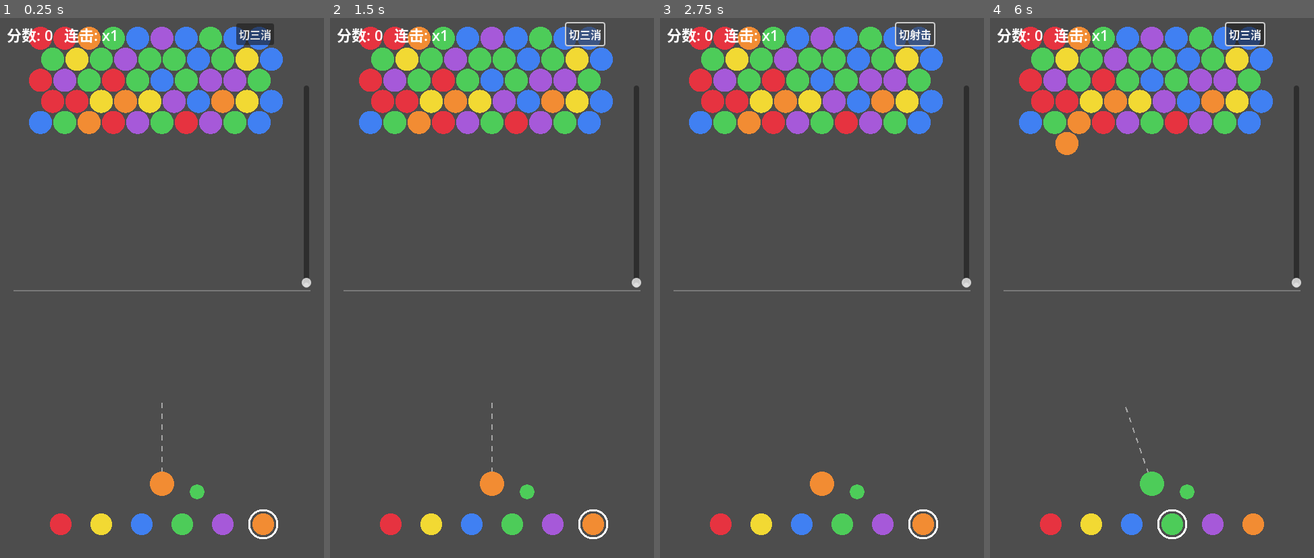
Above: before the commit, frames 1-4 (left to right).
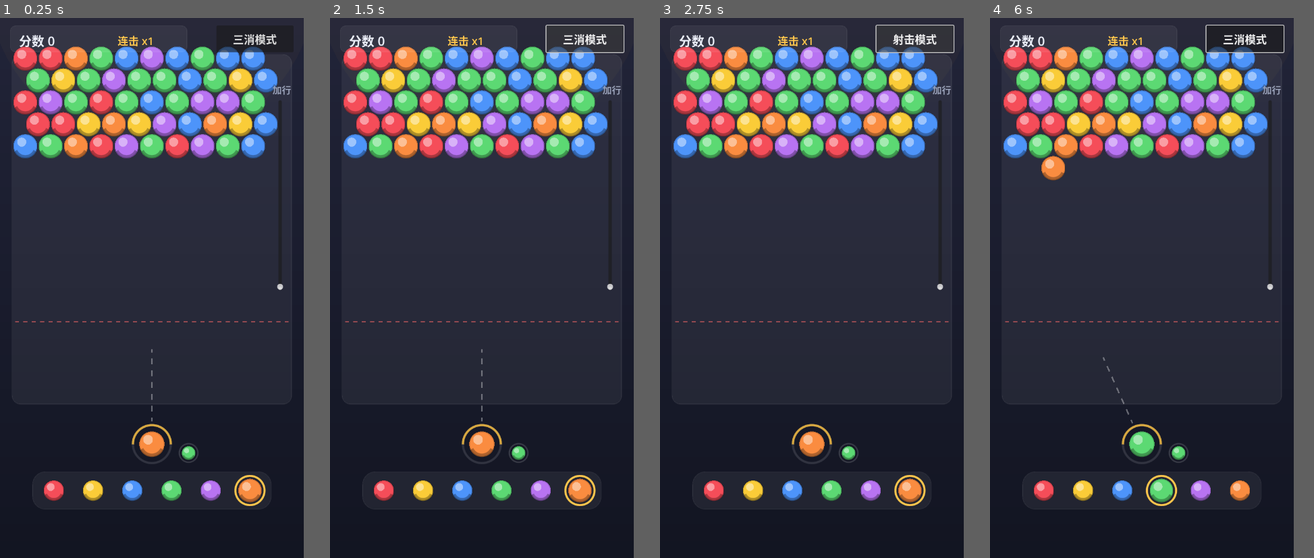
Above: after the commit, the same moments.

Repository: chenpeigen2/WeiXi
Game: Godot game, scene res://src/scenes/main.tscn
The game is run twice, just before and just after one commit, with the same random seed, the same clock (stepped at 60 frames per second) and the same inputs.
Inputs (mouse positions are in pixels of both pictures, inside the frame that each line leads up to):
- Up to frame 1 (0.25 s): no input
- Up to frame 2 (1.5 s): click "切三消" (after the commit: "三消模式") at 0.5 s; click "切射击" (after the commit: "射击模式") at 1.25 s
- Up to frame 3 (2.75 s): click "切三消" (after the commit: "三消模式") at 2 s
- Up to frame 4 (6 s): click "切射击" (after the commit: "射击模式") at 2.75 s; click "切三消" (after the commit: "三消模式") at 3.5 s; click "切射击" (after the commit: "射击模式") at 4.25 s; tap Enter at 5 s; move the mouse to (1223, 261) at 5.02 s; click (1223, 261) at 5.17 s; tap Space at 5.75 s; drag from (1087, 315) to (1135, 396) at 5.77 s
In our replay, the window is 480x800 before the commit and 450x800 after it. These sizes can differ from the game's own. Grey fills any space a smaller window leaves; there, only what the larger window draws over its background counts as a difference.

The runs differ from the first frame. In frame 1, 93% of the frame differs, in the area x 0-97%, y 0-100%; in frame 2, 93%; in frame 3, 93%; in frame 4, 93%.

Commit message:
refactor(ui): UI拆分为组件库 + 界面放大到720x1280
TDD: 组件测试(camera/aim/picker/scene)先红后绿, 49测试全绿。
- src/ui/theme.gd     设计规范: 配色/尺寸唯一来源
- src/ui/ball_draw.gd 糖果质感球绘制(高光/暗边/描边)
- src/ui/board_camera 相机缩放换算(纯数学)
- src/ui/background   渐变背景+顶部光晕
- src/ui/board_view   棋盘: 玻璃背板/球/选中环/安全虚线
- src/ui/shooter      发射器: 底座/瞄准虚线/预告球/飞球动画
- src/ui/color_picker 换色条: 玻璃底/金环高亮/命中检测
- src/ui/score_panel  计分面板 / mode_button 模式按钮(闪烁)
- src/ui/row_slider   加行滑杆(自动复位)
- main.gd 降为薄编排层: 装配/输入路由/状态单向同步
界面 480x800→720x1280, 球半径18→30, 各组件等比放大。
修复 Godot4.7 原生类名遮蔽: const别名 Theme→Ui, ColorPicker→BallPicker

Diff:
--- a/project.godot
+++ b/project.godot
@@ -16,8 +16,8 @@
 
 [display]
 
-window/size/viewport_width=480
-window/size/viewport_height=800
+window/size/viewport_width=720
+window/size/viewport_height=1280
 
 [rendering]
 
--- a/src/logic/game.gd
+++ b/src/logic/game.gd
@@ -13,7 +13,7 @@
 const REFILL_ROWS := 5
 const COLOR_COUNT := 6
 const HINT_THRESHOLD := 10
-const BALL_RADIUS := 18.0
+const BALL_RADIUS := 30.0
 
 var board: RefCounted
 var scorer: RefCounted
--- a/src/scenes/main.gd
+++ b/src/scenes/main.gd
@@ -1,143 +1,115 @@
 extends Node2D
-## 表现层：只负责渲染与输入转发，全部规则在 src/logic/game.gd（已测）。
+## 编排层：装配 UI 组件、转发输入、同步游戏状态。规则全在 src/logic，绘制全在 src/ui。
 
 const Game = preload("res://src/logic/game.gd")
+const Ui = preload("res://src/ui/theme.gd")
+const BoardCamera = preload("res://src/ui/board_camera.gd")
+const BoardView = preload("res://src/ui/board_view.gd")
+const Shooter = preload("res://src/ui/shooter.gd")
+const BallPicker = preload("res://src/ui/color_picker.gd")
+const ScorePanel = preload("res://src/ui/score_panel.gd")
+const ModeButton = preload("res://src/ui/mode_button.gd")
+const RowSlider = preload("res://src/ui/row_slider.gd")
+const Background = preload("res://src/ui/background.gd")
 
-const COLORS: Array[Color] = [
-	Color(0.90, 0.20, 0.25), # 红
-	Color(0.95, 0.85, 0.20), # 黄
-	Color(0.25, 0.50, 0.95), # 蓝
-	Color(0.30, 0.80, 0.35), # 绿
-	Color(0.65, 0.35, 0.85), # 紫
-	Color(0.95, 0.55, 0.20), # 橙
-]
-
-const BOARD_AREA_H := 560.0 # 盘面可见高度（超出则整体缩放）
-const BOARD_TOP := 30.0
-const SHOOTER_POS := Vector2(240, 690)
-const PICKER_Y := 750.0
-const PICKER_X0 := 90.0
-const PICKER_DX := 60.0
-const FLY_TIME := 0.15
 const INVALID_CELL := Vector2i(-999, -999)
 
 var game: RefCounted
-var aim_dir := Vector2.UP
-var flying: Dictionary = {} # {from,to,pos,t,cell}
-var selected := INVALID_CELL # 三消模式首个选中的格子
-var hint_flash := 0.0
+var selected := INVALID_CELL
 
-var score_label: Label
+var board_view: Node2D
+var shooter: Node2D
+var picker: Node2D
+var score_panel: Control
 var mode_button: Button
-var row_slider: VSlider
+var row_slider: Control
 
 
 func _ready() -> void:
 	game = Game.new(randi())
-	_build_hud()
-	queue_redraw()
+
+	add_child(_make(Background, "Background"))
+	board_view = _make(BoardView, "BoardView")
+	board_view.game = game
+	add_child(board_view)
+	shooter = _make(Shooter, "Shooter")
+	shooter.game = game
+	add_child(shooter)
+	picker = _make(BallPicker, "ColorPicker")
+	add_child(picker)
+
+	var hud := CanvasLayer.new()
+	hud.name = "HUD"
+	add_child(hud)
+	score_panel = _make(ScorePanel, "ScorePanel")
+	hud.add_child(score_panel)
+	mode_button = _make(ModeButton, "ModeButton")
+	mode_button.pressed.connect(_on_mode_pressed)
+	hud.add_child(mode_button)
+	row_slider = _make(RowSlider, "RowSlider")
+	row_slider.rows_added.connect(_on_rows_added)
+	hud.add_child(row_slider)
+
+	refresh()
 
 
-func _build_hud() -> void:
-	var layer := CanvasLayer.new()
-	layer.name = "HUD"
-	add_child(layer)
-
-	score_label = Label.new()
-	score_label.name = "ScoreLabel"
-	score_label.position = Vector2(10, 8)
-	score_label.add_theme_font_size_override("font_size", 22)
-	layer.add_child(score_label)
-
-	mode_button = Button.new()
-	mode_button.name = "ModeButton"
-	mode_button.position = Vector2(350, 8)
-	mode_button.pressed.connect(_on_mode_pressed)
-	layer.add_child(mode_button)
-
-	row_slider = VSlider.new()
-	row_slider.name = "RowSlider"
-	row_slider.min_value = 1
-	row_slider.max_value = 5
-	row_slider.step = 1
-	row_slider.value = 1
-	row_slider.position = Vector2(438, 100)
-	row_slider.size = Vector2(32, 300)
-	row_slider.drag_ended.connect(_on_rows_added)
-	layer.add_child(row_slider)
-
-	_update_hud()
+func _make(script: GDScript, node_name: String) -> Node:
+	var node: Node = script.new()
+	node.name = node_name
+	return node
 
 
-# ---------- 坐标换算（盘面随高度整体缩放，保证全场可见） ----------
-
-func _board_scale() -> float:
-	var h: float = game.board.rows * game.layout.row_height + game.layout.diameter
-	return min(1.0, BOARD_AREA_H / h)
+## 状态 → 组件 单向同步
+func refresh() -> void:
+	board_view.selected = selected
+	board_view.queue_redraw()
+	shooter.queue_redraw()
+	picker.set_current(game.current_color)
+	score_panel.set_score(game.scorer.score, game.scorer.combo)
+	mode_button.set_shoot_mode(game.mode == Game.Mode.SHOOT)
+	mode_button.set_hint(game.should_hint_match3())
 
 
-func _board_origin() -> Vector2:
-	var s := _board_scale()
-	return Vector2(240.0 - 180.0 * s, BOARD_TOP)
-
-
-func _to_screen(board_pos: Vector2) -> Vector2:
-	return _board_origin() + board_pos * _board_scale()
-
-
-func _to_board(screen_pos: Vector2) -> Vector2:
-	return (screen_pos - _board_origin()) / _board_scale()
-
-
-# ---------- 输入 ----------
+# ---------- 输入路由 ----------
 
 func _unhandled_input(event: InputEvent) -> void:
 	if event is InputEventMouseMotion:
-		_update_aim(event.position)
+		shooter.set_aim(event.position - Ui.SHOOTER_POS)
 	elif event is InputEventMouseButton and event.pressed and event.button_index == MOUSE_BUTTON_LEFT:
 		_on_click(event.position)
 
 
-func _update_aim(mouse_pos: Vector2) -> void:
-	var d: Vector2 = mouse_pos - SHOOTER_POS
-	if d.length() < 1.0:
+func _on_click(pos: Vector2) -> void:
+	# 作弊1：颜色选择条优先命中
+	var i := BallPicker.hit(pos)
+	if i >= 0:
+		game.set_current_color(i)
+		refresh()
 		return
-	aim_dir = d.normalized()
-	if aim_dir.y > -0.15: # 只允许向上发射
-		aim_dir = Vector2(aim_dir.x, -0.15).normalized()
-	queue_redraw()
+	if game.mode == Game.Mode.SHOOT:
+		_fire()
+	else:
+		_swap_at(pos)
 
 
-func _on_click(pos: Vector2) -> void:
-	# 作弊1：颜色选择条命中检测
-	for i in range(COLORS.size()):
-		if pos.distance_to(_picker_pos(i)) <= 20.0:
-			game.set_current_color(i)
-			_refresh()
-			return
-	if game.mode == Game.Mode.SHOOT:
-		_on_shoot_click()
-	else:
-		_on_match3_click(pos)
+func _fire() -> void:
+	if shooter.is_flying():
+		return
+	var s := _cam_scale()
+	var o := _cam_origin(s)
+	var cell: Vector2i = game.aim_attach(BoardCamera.to_board(Ui.SHOOTER_POS, s, o), shooter.aim_dir)
+	if cell == INVALID_CELL:
+		return
+	var to_screen := BoardCamera.to_screen(game.layout.cell_to_pixel(cell), s, o)
+	shooter.start_flight(Ui.SHOOTER_POS, to_screen, game.current_color, func() -> void:
+		game.attach_ball(cell)
+		selected = INVALID_CELL
+		refresh()
+	)
 
 
-func _on_shoot_click() -> void:
-	if not flying.is_empty():
-		return
-	var cell: Vector2i = game.aim_attach(_to_board(SHOOTER_POS), aim_dir)
-	if cell == INVALID_CELL:
-		return
-	flying = {
-		"from": SHOOTER_POS,
-		"to": _to_screen(game.layout.cell_to_pixel(cell)),
-		"pos": SHOOTER_POS,
-		"t": 0.0,
-		"cell": cell,
-	}
-
-
-func _on_match3_click(pos: Vector2) -> void:
-	var c: Vector2i = game.layout.pixel_to_cell(_to_board(pos))
+func _swap_at(pos: Vector2) -> void:
+	var c: Vector2i = game.layout.pixel_to_cell(BoardCamera.to_board(pos, _cam_scale(), _cam_origin(_cam_scale())))
 	if not game.board.has_ball(c):
 		selected = INVALID_CELL
 	elif selected == INVALID_CELL:
@@ -147,8 +119,7 @@
 	else:
 		game.try_swap(selected, c)
 		selected = INVALID_CELL
-		_update_hud()
-	queue_redraw()
+	refresh()
 
 
 # ---------- HUD 回调 ----------
@@ -156,85 +127,19 @@
 func _on_mode_pressed() -> void:
 	game.toggle_mode()
 	selected = INVALID_CELL
-	_refresh()
+	refresh()
 
 
-func _on_rows_added(_value_changed: bool) -> void:
-	game.add_rows(int(row_slider.value))
-	row_slider.value = 1
-	_refresh()
+func _on_rows_added(n: int) -> void:
+	game.add_rows(n)
+	refresh()
 
 
-func _update_hud() -> void:
-	score_label.text = "分数: %d   连击: x%d" % [game.scorer.score, game.scorer.combo]
-	mode_button.text = "切三消" if game.mode == Game.Mode.SHOOT else "切射击"
+# ---------- 相机 ----------
+
+func _cam_scale() -> float:
+	return BoardCamera.scale_for(game.board.rows, game.layout.row_height, game.layout.diameter)
 
 
-func _refresh() -> void:
-	_update_hud()
-	queue_redraw()
-
-
-func _picker_pos(i: int) -> Vector2:
-	return Vector2(PICKER_X0 + i * PICKER_DX, PICKER_Y)
-
-
-# ---------- 帧更新 ----------
-
-func _process(delta: float) -> void:
-	# 低球数时三消按钮闪烁提示
-	if game.should_hint_match3():
-		hint_flash += delta * 5.0
-		mode_button.modulate = Color.WHITE.lerp(Color(1, 0.4, 0.4), 0.5 + 0.5 * sin(hint_flash))
-	else:
-		mode_button.modulate = Color.WHITE
-
-	if flying.is_empty():
-		return
-	flying["t"] += delta / FLY_TIME
-	if flying["t"] >= 1.0:
-		var cell: Vector2i = flying["cell"]
-		flying = {}
-		game.attach_ball(cell)
-		_update_hud()
-	else:
-		flying["pos"] = flying["from"].lerp(flying["to"], flying["t"])
-	queue_redraw()
-
-
-# ---------- 绘制 ----------
-
-func _draw() -> void:
-	var s := _board_scale()
-	var r: float = game.layout.radius * s
-
-	# 棋盘上的球
-	for cell in game.board.cells:
-		draw_circle(_to_screen(game.layout.cell_to_pixel(cell)), r * 0.95, COLORS[game.board.get_color(cell)])
-
-	# 三消选中高亮
-	if selected != INVALID_CELL and game.board.has_ball(selected):
-		draw_arc(_to_screen(game.layout.cell_to_pixel(selected)), r, 0, TAU, 32, Color.WHITE, 3.0)
-
-	# 底线（不是死亡线，只是续行提示）
-	var line_y := _to_screen(Vector2(0, (game.deadline_row + 1) * game.layout.row_height)).y
-	draw_line(Vector2(20, line_y), Vector2(460, line_y), Color(1, 1, 1, 0.25), 2.0)
-
-	# 瞄准虚线
-	if game.mode == Game.Mode.SHOOT and flying.is_empty():
-		draw_dashed_line(SHOOTER_POS, SHOOTER_POS + aim_dir * 120.0, Color(1, 1, 1, 0.5), 2.0, 8.0)
-
-	# 发射器：当前球 + 下一球预告
-	draw_circle(SHOOTER_POS, game.layout.radius, COLORS[game.current_color])
-	draw_circle(SHOOTER_POS + Vector2(52, 12), game.layout.radius * 0.6, COLORS[game.next_color])
-
-	# 飞行中的球
-	if not flying.is_empty():
-		draw_circle(flying["pos"], game.layout.radius, COLORS[game.current_color])
-
-	# 作弊1：颜色选择条
-	for i in range(COLORS.size()):
-		var p := _picker_pos(i)
-		draw_circle(p, 16.0, COLORS[i])
-		if i == game.current_color:
-			draw_arc(p, 21.0, 0, TAU, 32, Color.WHITE, 3.0)
+func _cam_origin(s: float) -> Vector2:
+	return BoardCamera.origin_for(s, game.board.width * game.layout.diameter)
--- /dev/null
+++ b/src/ui/background.gd
@@ -0,0 +1,17 @@
+extends Node2D
+## 背景：纵向渐变 + 顶部微光晕。
+
+const Ui = preload("res://src/ui/theme.gd")
+
+const BANDS := 32
+
+
+func _draw() -> void:
+	for i in range(BANDS):
+		var t := float(i) / BANDS
+		var col := Ui.BG_TOP.lerp(Ui.BG_BOTTOM, t)
+		draw_rect(Rect2(0, t * Ui.SCREEN_H, Ui.SCREEN_W, Ui.SCREEN_H / BANDS + 1), col)
+	# 顶部微光
+	var glow := Ui.ACCENT
+	glow.a = 0.03
+	draw_circle(Vector2(Ui.SCREEN_W * 0.5, -90), 390, glow)
--- /dev/null
+++ b/src/ui/ball_draw.gd
@@ -0,0 +1,15 @@
+extends RefCounted
+## 球的统一绘制：底色 + 高光 + 底部暗边 + 细描边，营造糖果质感。
+
+static func draw_ball(ci: CanvasItem, pos: Vector2, r: float, color: Color) -> void:
+	# 底色
+	ci.draw_circle(pos, r, color)
+	# 底部暗弧（厚度感）
+	var dark := color.darkened(0.30)
+	ci.draw_arc(pos, r * 0.88, PI * 0.15, PI * 0.85, 24, dark, r * 0.22, true)
+	# 左上高光
+	var hl := color.lightened(0.5)
+	hl.a = 0.9
+	ci.draw_circle(pos + Vector2(-r * 0.30, -r * 0.34), r * 0.38, hl)
+	# 细描边
+	ci.draw_arc(pos, r * 0.98, 0, TAU, 48, Color(0, 0, 0, 0.20), 1.5, true)
--- /dev/null
+++ b/src/ui/board_camera.gd
@@ -0,0 +1,22 @@
+extends RefCounted
+## 棋盘相机：盘面随续行整体缩放，保证全场可见。纯数学。
+
+const Ui = preload("res://src/ui/theme.gd")
+
+
+static func scale_for(rows: int, row_height: float, diameter: float) -> float:
+	var h: float = rows * row_height + diameter
+	return min(1.0, Ui.BOARD_AREA_H / h)
+
+
+## 盘面像素坐标原点的屏幕位置（水平居中）
+static func origin_for(scale: float, board_px_w: float) -> Vector2:
+	return Vector2((Ui.SCREEN_W - board_px_w * scale) * 0.5, Ui.BOARD_TOP)
+
+
+static func to_screen(board_pos: Vector2, scale: float, origin: Vector2) -> Vector2:
+	return origin + board_pos * scale
+
+
+static func to_board(screen_pos: Vector2, scale: float, origin: Vector2) -> Vector2:
+	return (screen_pos - origin) / scale
--- /dev/null
+++ b/src/ui/board_view.gd
@@ -0,0 +1,56 @@
+extends Node2D
+## 棋盘视图：玻璃面板背板 + 全部球 + 三消选中环 + 安全虚线。
+
+const Ui = preload("res://src/ui/theme.gd")
+const BallDraw = preload("res://src/ui/ball_draw.gd")
+const BoardCamera = preload("res://src/ui/board_camera.gd")
+
+const INVALID_CELL := Vector2i(-999, -999)
+
+var game: RefCounted
+var selected := INVALID_CELL
+
+var _panel: StyleBoxFlat
+
+
+func _ready() -> void:
+	_panel = StyleBoxFlat.new()
+	_panel.bg_color = Ui.PANEL
+	_panel.border_color = Ui.PANEL_STROKE
+	_panel.set_border_width_all(1)
+	_panel.set_corner_radius_all(20)
+
+
+func _draw() -> void:
+	if game == null:
+		return
+	var layout = game.layout
+	var s := BoardCamera.scale_for(game.board.rows, layout.row_height, layout.diameter)
+	var origin := BoardCamera.origin_for(s, game.board.width * layout.diameter)
+
+	# 背板
+	draw_style_box(_panel, Rect2(
+		Ui.BOARD_MARGIN_X - 8,
+		Ui.BOARD_TOP - 10,
+		Ui.SCREEN_W - (Ui.BOARD_MARGIN_X - 8) * 2,
+		Ui.BOARD_AREA_H + 20
+	))
+
+	# 球
+	var r: float = layout.radius * s
+	for cell in game.board.cells:
+		var pos: Vector2 = BoardCamera.to_screen(layout.cell_to_pixel(cell), s, origin)
+		BallDraw.draw_ball(self, pos, r * 0.95, Ui.BALL_COLORS[game.board.get_color(cell)])
+
+	# 三消选中环
+	if selected != INVALID_CELL and game.board.has_ball(selected):
+		var pos: Vector2 = BoardCamera.to_screen(layout.cell_to_pixel(selected), s, origin)
+		draw_arc(pos, r * 1.05, 0, TAU, 40, Ui.SELECTION, 2.5, true)
+
+	# 安全虚线（非死亡线，触底自动续行）
+	var line_y: float = BoardCamera.to_screen(Vector2(0, (game.deadline_row + 1) * layout.row_height), s, origin).y
+	draw_dashed_line(
+		Vector2(Ui.BOARD_MARGIN_X, line_y),
+		Vector2(Ui.SCREEN_W - Ui.BOARD_MARGIN_X, line_y),
+		Ui.DEADLINE, 2.0, 10.0
+	)
--- /dev/null
+++ b/src/ui/color_picker.gd
@@ -0,0 +1,44 @@
+extends Node2D
+## 作弊1·颜色选择条：玻璃底条 + 6 色糖果球，当前色金环高亮。
+
+const Ui = preload("res://src/ui/theme.gd")
+const BallDraw = preload("res://src/ui/ball_draw.gd")
+
+var current := 0
+
+var _panel: StyleBoxFlat
+
+
+static func pos_of(i: int) -> Vector2:
+	return Vector2(Ui.PICKER_CENTER.x + (float(i) - 2.5) * Ui.PICKER_DX, Ui.PICKER_CENTER.y)
+
+
+static func hit(pos: Vector2) -> int:
+	for i in range(Ui.BALL_COLORS.size()):
+		if pos.distance_to(pos_of(i)) <= Ui.PICKER_HIT_R:
+			return i
+	return -1
+
+
+func _ready() -> void:
+	_panel = StyleBoxFlat.new()
+	_panel.bg_color = Ui.PANEL
+	_panel.border_color = Ui.PANEL_STROKE
+	_panel.set_border_width_all(1)
+	_panel.set_corner_radius_all(30)
+
+
+func set_current(c: int) -> void:
+	current = c
+	queue_redraw()
+
+
+func _draw() -> void:
+	var rect := Rect2(pos_of(0) - Vector2(51, 45), Vector2(Ui.PICKER_DX * 5 + 102, 90))
+	draw_style_box(_panel, rect)
+	for i in range(Ui.BALL_COLORS.size()):
+		var p := pos_of(i)
+		var r := Ui.PICKER_R * (1.15 if i == current else 1.0)
+		BallDraw.draw_ball(self, p, r, Ui.BALL_COLORS[i])
+		if i == current:
+			draw_arc(p, r + 7, 0, TAU, 40, Ui.ACCENT, 3.5, true)
--- /dev/null
+++ b/src/ui/mode_button.gd
@@ -0,0 +1,28 @@
+extends Button
+## 模式切换按钮：射击/三消互切，低球数时红光闪烁提示。
+
+var _hint := false
+var _t := 0.0
+
+
+func _ready() -> void:
+	position = Vector2(513, 18)
+	size = Vector2(183, 63)
+	add_theme_font_size_override("font_size", 26)
+	text = "三消模式"
+
+
+func set_shoot_mode(is_shoot: bool) -> void:
+	text = "三消模式" if is_shoot else "射击模式"
+
+
+func set_hint(h: bool) -> void:
+	_hint = h
+
+
+func _process(delta: float) -> void:
+	if _hint:
+		_t += delta * 5.0
+		modulate = Color.WHITE.lerp(Color(1, 0.45, 0.45), 0.5 + 0.5 * sin(_t))
+	else:
+		modulate = Color.WHITE
--- /dev/null
+++ b/src/ui/row_slider.gd
@@ -0,0 +1,34 @@
+extends Control
+## 作弊2·加行滑杆：竖向拖动 1~5 行，松手生效并自动复位。
+
+const Ui = preload("res://src/ui/theme.gd")
+
+signal rows_added(n: int)
+
+var slider: VSlider
+
+
+func _ready() -> void:
+	position = Vector2(640, 195)
+	size = Vector2(66, 450)
+
+	var label := Label.new()
+	label.text = "加行"
+	label.position = Vector2(6, -42)
+	label.add_theme_font_size_override("font_size", 22)
+	label.add_theme_color_override("font_color", Ui.TEXT_DIM)
+	add_child(label)
+
+	slider = VSlider.new()
+	slider.min_value = 1
+	slider.max_value = 5
+	slider.step = 1
+	slider.value = 1
+	slider.size = Vector2(48, 450)
+	slider.drag_ended.connect(_on_drag_ended)
+	add_child(slider)
+
+
+func _on_drag_ended(_value_changed: bool) -> void:
+	rows_added.emit(int(slider.value))
+	slider.value = 1 # 自动复位
--- /dev/null
+++ b/src/ui/score_panel.gd
@@ -0,0 +1,44 @@
+extends Control
+## 计分面板：玻璃底 + 分数 + 连击倍率。
+
+const Ui = preload("res://src/ui/theme.gd")
+
+var text := ""
+
+var _score_label: Label
+var _combo_label: Label
+var _panel: StyleBoxFlat
+
+
+func _ready() -> void:
+	position = Vector2(24, 18)
+	size = Vector2(420, 63)
+	custom_minimum_size = size
+
+	_panel = StyleBoxFlat.new()
+	_panel.bg_color = Ui.PANEL
+	_panel.border_color = Ui.PANEL_STROKE
+	_panel.set_border_width_all(1)
+	_panel.set_corner_radius_all(12)
+
+	_score_label = Label.new()
+	_score_label.position = Vector2(21, 13)
+	_score_label.add_theme_font_size_override("font_size", 30)
+	_score_label.add_theme_color_override("font_color", Ui.TEXT_MAIN)
+	add_child(_score_label)
+
+	_combo_label = Label.new()
+	_combo_label.position = Vector2(255, 17)
+	_combo_label.add_theme_font_size_override("font_size", 25)
+	_combo_label.add_theme_color_override("font_color", Ui.ACCENT)
+	add_child(_combo_label)
+
+
+func set_score(score: int, combo: int) -> void:
+	text = "分数 %d" % score
+	_score_label.text = text
+	_combo_label.text = "连击 x%d" % combo
+
+
+func _draw() -> void:
+	draw_style_box(_panel, Rect2(Vector2.ZERO, size))
--- /dev/null
+++ b/src/ui/shooter.gd
@@ -0,0 +1,75 @@
+extends Node2D
+## 发射器：底座 + 瞄准虚线 + 当前球/下一球预告 + 飞球动画。
+
+const Ui = preload("res://src/ui/theme.gd")
+const BallDraw = preload("res://src/ui/ball_draw.gd")
+const Game = preload("res://src/logic/game.gd")
+
+const FLY_TIME := 0.16
+
+var game: RefCounted
+var aim_dir := Vector2.UP
+
+var _flight: Dictionary = {} # {from,to,pos,t,color,cb}
+
+
+## 瞄准方向限制在水平线以上，并保持单位向量
+static func clamp_aim(dir: Vector2) -> Vector2:
+	var d := dir.normalized()
+	if d == Vector2.ZERO:
+		return Vector2.UP
+	if d.y > -0.15:
+		d = Vector2(d.x, -0.15).normalized()
+	return d
+
+
+func set_aim(dir: Vector2) -> void:
+	aim_dir = clamp_aim(dir)
+	queue_redraw()
+
+
+func is_flying() -> bool:
+	return not _flight.is_empty()
+
+
+func start_flight(from_pos: Vector2, to_pos: Vector2, color: int, on_finished: Callable) -> void:
+	_flight = {"from": from_pos, "to": to_pos, "pos": from_pos, "t": 0.0, "color": color, "cb": on_finished}
+
+
+func _process(delta: float) -> void:
+	if _flight.is_empty():
+		return
+	_flight["t"] += delta / FLY_TIME
+	if _flight["t"] >= 1.0:
+		var cb: Callable = _flight["cb"]
+		_flight = {}
+		cb.call()
+	else:
+		_flight["pos"] = _flight["from"].lerp(_flight["to"], _flight["t"])
+	queue_redraw()
+
+
+func _draw() -> void:
+	if game == null:
+		return
+	var p := Ui.SHOOTER_POS
+
+	# 底座：整圈细环 + 上半金色弧
+	draw_arc(p, 45, 0, TAU, 48, Color(1, 1, 1, 0.12), 4.0, true)
+	draw_arc(p, 45, PI, TAU, 24, Ui.ACCENT.darkened(0.15), 4.0, true)
+
+	# 瞄准虚线
+	if game.mode == Game.Mode.SHOOT and _flight.is_empty():
+		draw_dashed_line(p + aim_dir * 54.0, p + aim_dir * 225.0, Color(1, 1, 1, 0.35), 3.5, 14.0)
+
+	# 当前球
+	BallDraw.draw_ball(self, p, game.layout.radius, Ui.BALL_COLORS[game.current_color])
+
+	# 飞行球
+	if not _flight.is_empty():
+		BallDraw.draw_ball(self, _flight["pos"], game.layout.radius, Ui.BALL_COLORS[_flight["color"]])
+
+	# 下一球预告（右侧小球 + 引导环）
+	var next_pos := p + Vector2(87, 21)
+	draw_arc(next_pos, 22, 0, TAU, 32, Color(1, 1, 1, 0.15), 2.0, true)
+	BallDraw.draw_ball(self, next_pos, 16.0, Ui.BALL_COLORS[game.next_color])
--- /dev/null
+++ b/src/ui/theme.gd
@@ -0,0 +1,37 @@
+extends RefCounted
+## 设计规范：全局配色与布局尺寸的唯一来源。所有 UI 组件从这里取值。
+
+# ---- 背景 / 面板 ----
+const BG_TOP := Color(0.13, 0.14, 0.22) # 深夜蓝(顶)
+const BG_BOTTOM := Color(0.07, 0.08, 0.13) # 深夜蓝(底)
+const PANEL := Color(1, 1, 1, 0.06) # 玻璃面板
+const PANEL_STROKE := Color(1, 1, 1, 0.10)
+
+# ---- 球色（糖果色系） ----
+const BALL_COLORS: Array[Color] = [
+	Color(0.96, 0.30, 0.35), # 红
+	Color(0.98, 0.80, 0.22), # 黄
+	Color(0.30, 0.58, 0.98), # 蓝
+	Color(0.36, 0.85, 0.45), # 绿
+	Color(0.72, 0.45, 0.95), # 紫
+	Color(0.98, 0.55, 0.25), # 橙
+]
+
+# ---- 文字 / 强调 ----
+const TEXT_MAIN := Color(0.93, 0.94, 0.98)
+const TEXT_DIM := Color(0.60, 0.63, 0.72)
+const ACCENT := Color(1.0, 0.78, 0.30) # 金色
+const DEADLINE := Color(0.95, 0.40, 0.40, 0.75)
+const SELECTION := Color(1, 1, 1, 0.95)
+
+# ---- 布局（720x1280，球半径30） ----
+const SCREEN_W := 720.0
+const SCREEN_H := 1280.0
+const BOARD_TOP := 96.0 # 棋盘顶部（给分数条让位）
+const BOARD_AREA_H := 810.0 # 棋盘可见高度，超出整体缩放
+const BOARD_MARGIN_X := 36.0
+const SHOOTER_POS := Vector2(360, 1010)
+const PICKER_CENTER := Vector2(360, 1120)
+const PICKER_DX := 93.0
+const PICKER_R := 24.0
+const PICKER_HIT_R := 33.0
--- a/tests/test_scene.gd
+++ /dev/null
@@ -1,17 +0,0 @@
-extends "res://tests/test_case.gd"
-
-
-func test_main_scene_loads_and_ready() -> void:
-	var ps: PackedScene = load("res://src/scenes/main.tscn")
-	assert_true(ps != null, "场景可加载")
-	if ps == null:
-		return
-	var node := ps.instantiate()
-	tree_root.add_child(node) # 触发 _ready, 暴露脚本错误
-	assert_true(node.get_node_or_null("HUD") != null, "HUD层存在")
-	assert_true(node.get_node_or_null("HUD/ScoreLabel") != null, "分数标签存在")
-	assert_true(node.get_node_or_null("HUD/ModeButton") != null, "模式按钮存在")
-	assert_true(node.get_node_or_null("HUD/RowSlider") != null, "行数滑杆存在")
-	assert_eq(node.game.board.ball_count(), 50, "开局50球")
-	tree_root.remove_child(node)
-	node.queue_free()
--- /dev/null
+++ b/tests/test_ui_aim.gd
@@ -0,0 +1,17 @@
+extends "res://tests/test_case.gd"
+
+const Shooter = preload("res://src/ui/shooter.gd")
+
+
+func test_aim_clamped_upward() -> void:
+	var d: Vector2 = Shooter.clamp_aim(Vector2(1, 1))
+	assert_true(d.y <= -0.14, "向下瞄准被抬起到水平以上, y=%f" % d.y)
+	assert_true(abs(d.length() - 1.0) < 0.001, "保持单位向量")
+
+
+func test_aim_straight_up_unchanged() -> void:
+	assert_vec_near(Shooter.clamp_aim(Vector2(0, -1)), Vector2(0, -1))
+
+
+func test_aim_zero_falls_back_up() -> void:
+	assert_vec_near(Shooter.clamp_aim(Vector2.ZERO), Vector2.UP)
--- /dev/null
+++ b/tests/test_ui_camera.gd
@@ -0,0 +1,27 @@
+extends "res://tests/test_case.gd"
+
+const BoardCamera = preload("res://src/ui/board_camera.gd")
+
+
+func test_scale_is_one_when_board_fits() -> void:
+	var rh := sqrt(3.0) * 18.0
+	assert_eq(BoardCamera.scale_for(12, rh, 36.0), 1.0, "12行内不缩放")
+
+
+func test_scale_shrinks_when_board_tall() -> void:
+	var rh := sqrt(3.0) * 18.0
+	var s: float = BoardCamera.scale_for(30, rh, 36.0)
+	# 精确值 = 可用高 / (行数*行高 + 直径)
+	assert_true(abs(s - 810.0 / (30.0 * rh + 36.0)) < 0.0001, "30行按比例缩小")
+
+
+func test_screen_board_roundtrip() -> void:
+	var s := 0.7
+	var o := BoardCamera.origin_for(s, 360.0)
+	var p := Vector2(123, 456)
+	assert_vec_near(BoardCamera.to_screen(BoardCamera.to_board(p, s, o), s, o), p, "往返一致")
+
+
+func test_origin_centers_board_horizontally() -> void:
+	# 屏宽720, 板宽360*0.5=180 → x = (720-180)/2 = 270, 顶边距96
+	assert_vec_near(BoardCamera.origin_for(0.5, 360.0), Vector2(270, 96))
--- /dev/null
+++ b/tests/test_ui_color_picker.gd
@@ -0,0 +1,13 @@
+extends "res://tests/test_case.gd"
+
+const BallPicker = preload("res://src/ui/color_picker.gd")
+
+
+func test_hit_each_swatch() -> void:
+	for i in range(6):
+		assert_eq(BallPicker.hit(BallPicker.pos_of(i)), i, "命中第%d个色块" % i)
+
+
+func test_miss_returns_minus_one() -> void:
+	assert_eq(BallPicker.hit(Vector2(240, 400)), -1, "空白处不命中")
+	assert_eq(BallPicker.hit(Vector2(0, 0)), -1, "角落不命中")
--- /dev/null
+++ b/tests/test_ui_scene.gd
@@ -0,0 +1,32 @@
+extends "res://tests/test_case.gd"
+
+const Board = preload("res://src/logic/board.gd")
+
+
+func _instantiate_main() -> Node:
+	var ps: PackedScene = load("res://src/scenes/main.tscn")
+	assert_true(ps != null, "场景可加载")
+	var node: Node = ps.instantiate()
+	tree_root.add_child(node)
+	return node
+
+
+func test_main_scene_components_exist() -> void:
+	var node := _instantiate_main()
+	for p in ["Background", "BoardView", "Shooter", "ColorPicker", "HUD/ScorePanel", "HUD/ModeButton", "HUD/RowSlider"]:
+		assert_true(node.get_node_or_null(p) != null, "存在组件 %s" % p)
+	node.free()
+
+
+func test_score_panel_updates_after_scoring() -> void:
+	var node := _instantiate_main()
+	node.game.board = Board.new(10, 12)
+	node.game.board.set_ball(Vector2i(5, 0), 3)
+	node.game.board.set_ball(Vector2i(0, 0), 1)
+	node.game.board.set_ball(Vector2i(1, 0), 1)
+	node.game.set_current_color(1)
+	node.game.attach_ball(Vector2i(0, 1))
+	node.refresh()
+	var panel = node.get_node("HUD/ScorePanel")
+	assert_true("30" in panel.text, "分数面板显示30, 实际: %s" % panel.text)
+	node.free()
